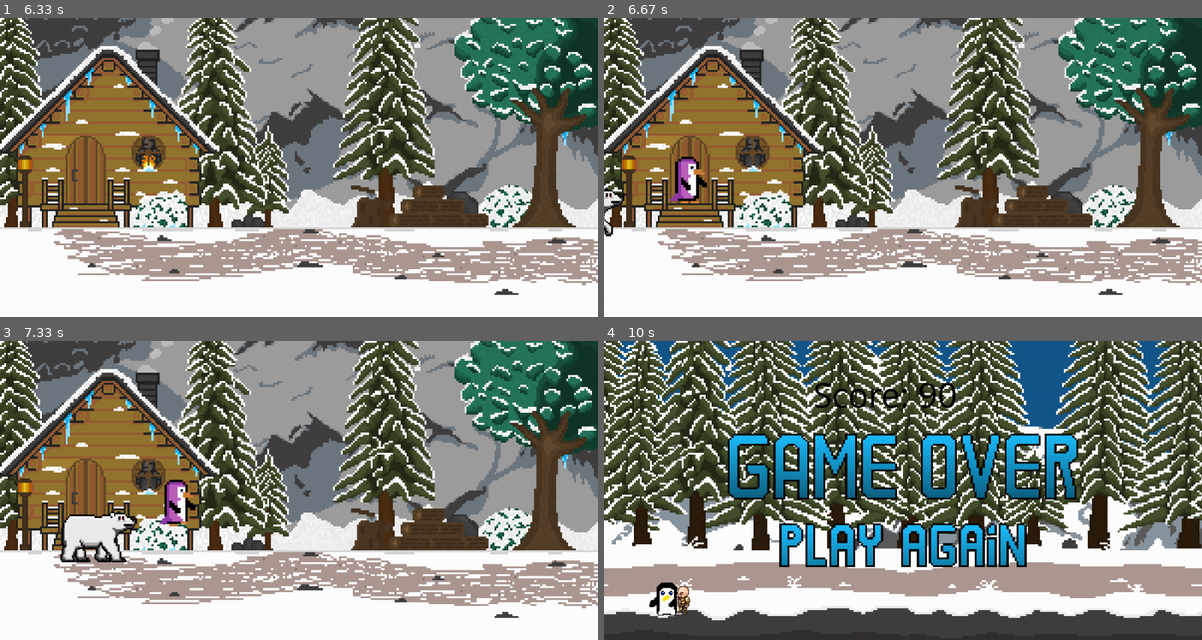
Above: before the commit, frames 1-4 (two rows, left to right).
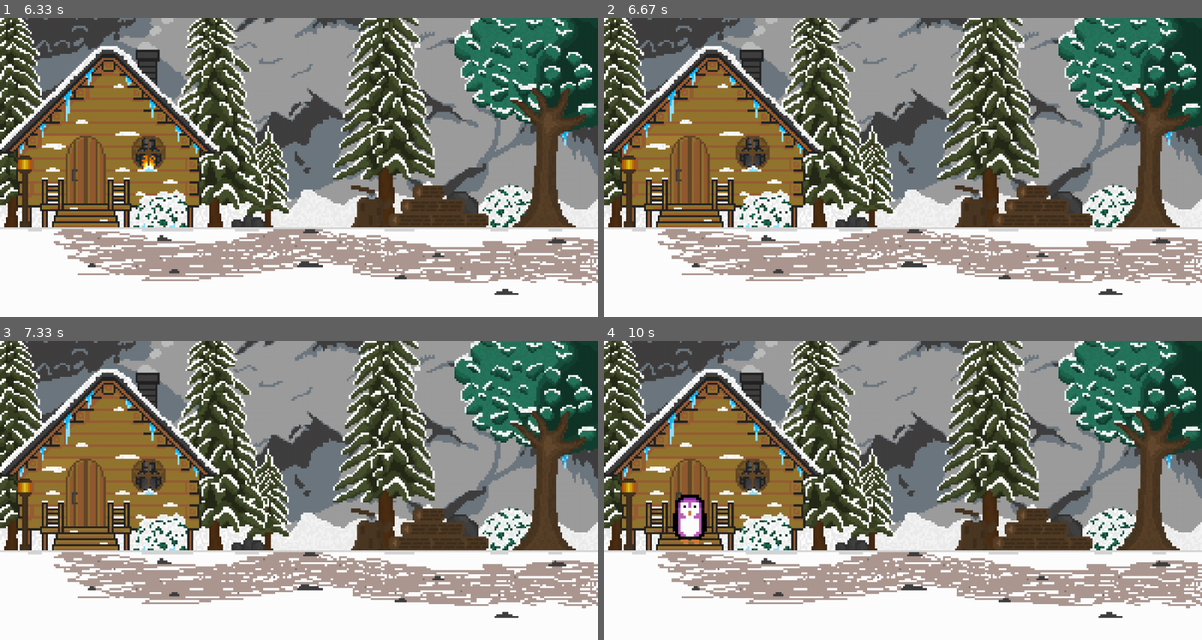
Above: after the commit, the same moments.

Repository: FrederikSperling/Jump-Penguin
Game: pygame game, started from Main.py
Same seed, same stepped clock (60 frames per second), same inputs: the game is played once before the commit and once after it.
Inputs (mouse positions are in pixels of both pictures, inside the frame that each line leads up to):
- Up to frame 1 (6.33 s): click (299, 137) at 0.43 s
- Up to frame 2 (6.67 s): no input
- Up to frame 3 (7.33 s): no input
- Up to frame 4 (10 s): no input

Frame 1 is identical in both runs. In frame 2, 0.9% of the frame differs, in the area x 0-18%, y 46-74%; in frame 3, 2.2%; in frame 4, 79%, in the area x 0-100%, y 0-100%.

Commit message:
Vi har fået alting til at stemme overens med github og så er vi i gang med at finpuds/fixe et par små i spillet

Diff:
--- a/Main.py
+++ b/Main.py
@@ -253,24 +253,30 @@
 
 
 class Player1:
-    def __init__(self, x, y, heigth, width):
+    def __init__(self, x, y, height, width):
             self.x = x
             self.y = y
             self.width = width
-            self.h = heigth
+            self.h = height
             self.Jump = False
             self.JumpCount = 7
-            self.hitbox = (self.x + 25, self.y + 29, 50, 56)
+            self.hitbox = (self.x + 33, self.y + 13, 40, 73)
             self.neg = 1
+            self.WalkingAnimation = 0
 
 
     def sprite(self,win):
-        win.blit(char, (self.x, self.y))
-        self.hitbox = (self.x + 25, self.y + 29, 50, 56)
+        if self.WalkingAnimation > 2:
+            self.WalkingAnimation = 0
+        win.blit(WalkingPip[self.WalkingAnimation], (self.x, self.y))
+        self.WalkingAnimation += 1
+        self.hitbox = (self.x + 33, self.y + 13, 40, 73)
+        if self.Jump == True:
+            win.blit(image12, (self.x, self.y))
 
     def hit(self):
         self.x = 60
-        self.y = 375
+        self.y = 269
         GameOver = pygame.image.load('resources\images\Gameover.png')
         win.blit(GameOver, (0, 25))
         win.blit(PlayAgain, (0, 25))
@@ -307,25 +313,35 @@
 
 
 class Enemy:
-    def __init__(self, x, y, width, heigth):
+    def __init__(self, x, y, width, heigth, WalkingAnimation):
         self.x = x
         self.y = y
         self.width = width
         self.heigth = heigth
-        self.vel = 10
+        self.vel = 5
         self.hitbox = (self.x + 17, self.y + 11, 29, 52)
+        self.WalkingAnimation = WalkingAnimation
     def draw(self,win):
         win.blit(enemy, (self.x, self.y))
         self.hitbox = (self.x + 17, self.y + 11, 29, 52)
 
     def move(self):
+        self.vel += 0.01
         self.x -= self.vel
         if self.x < 0 - self.width:
             self.x = 1000
-            self.vel += 1
+
+
+
     def hit(self):
         self.x = 1000
         self.y = 395
+
+    def animation(self):
+        if self.WalkingAnimation > 1:
+            self.WalkingAnimation = 0
+        win.blit(PolarbearAni[self.WalkingAnimation], (20, 269))
+        self.WalkingAnimation += 1
 
 def PlayMusic():
     if FurnaceSoundEffect == True:
@@ -358,10 +374,11 @@
             movBGs.movingTrees()
             movBGs.movingForeground()
             pointSystem.PointSystem_On_Screen()
-            man.sprite(win)
             obstacle.draw(win)
             obstacle.move()
             Player1.Jumping(0)
+            man.sprite(win)
+            obstacle.animation()
         else:
             if PlayStart == True: #Resten af startscenen placeres herinde og laver en cutscene
                 Menu.MountainBG()
@@ -427,11 +444,11 @@
                 RunMouseButton2 = False
                 QuitStart = True
 
-man = Player1(50, 375, 50, 50)
-obstacle = Enemy(1000, 395, 50, 50)
+man = Player1(250, 269, 50, 50)
+obstacle = Enemy(1000, 395, 50, 50, 0)
 movBGs = MovBGs(5, 5)
 pointSystem = PointSystem(0, 350)
-Menu = Menu(3, 0, 0, 0, 350, 102, 170, 0, -100, 230, 0)
+Menu = Menu(3, 0, 0, 0, 0, 102, 170, 0, -100, 230, 0)
 buttons = Buttons()
 
 
